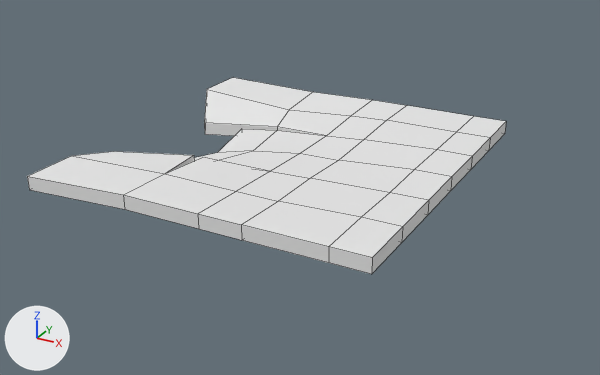
An edit to the OBJ model art/3D_Env/3D_Assets/3D_Models/Env_Models/3_WareHouse/FloorBrokenSideWareHouse.obj, drawn before and after from the same camera.
Camera for both pictures: a 50 mm lens placed at (5.58, -9.68, 4.31), pointed at (0.36, -0.2, -0.43). The axes (+X, +Y, +Z) are drawn at lower left. The lights are the same throughout. The older version comes first. Mesh edges are drawn as thin lines. Where no turn or scale is listed for an object, it has been applied to the vertices.

The first picture shows 'FloorBrokenSideWareHouse'.
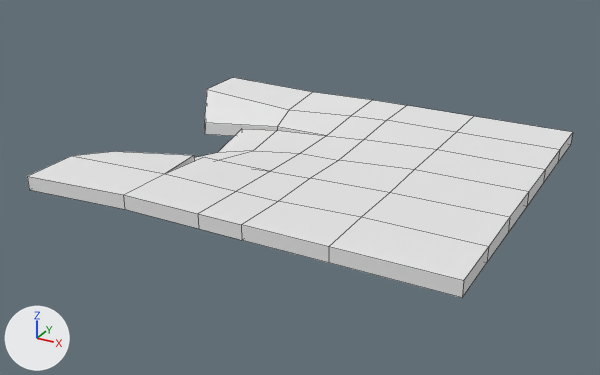
The newer file is also turned or shifted as a whole; pictures and numbers use the older file's frame.

Location of each change, (x1, y1, x2, y2) in pixels of the pictures (600 x 375 px; the box of a moved part takes in the faces that stretch with it):
'FloorBrokenSideWareHouse', reshaped (14% wider, 12% taller)
    before: (27, 78, 506, 274)
    after: (27, 78, 573, 298)
part 1 of me_floorbrokensidewarehouse, moved or reshaped
    before: (329, 116, 506, 274)
    after: (329, 116, 573, 298)

The change, as a list of edits to the scene's bpy script:
```text
Change me_floorbrokensidewarehouse:
    used by ob_floorbrokensidewarehouse; location = (0.0, 0.0, 0.0)
    remove me_floorbrokensidewarehouse.from_pydata(...)  # 94 vertices, 92 faces; spans x -2.5..2.5, y -2.5..2.5, z -0.45..0.1
    add me_floorbrokensidewarehouse.from_pydata(...)  # 94 vertices, 92 faces; spans x -2.5..3.5, y -2.5..2.5, z -0.45..0.1
    me_floorbrokensidewarehouse part 1: all 14 vertices in x 2.5, y -2.5..2.5, z -0.1..0.1 are moved by (1.0, 0.0, 0.0)
```
